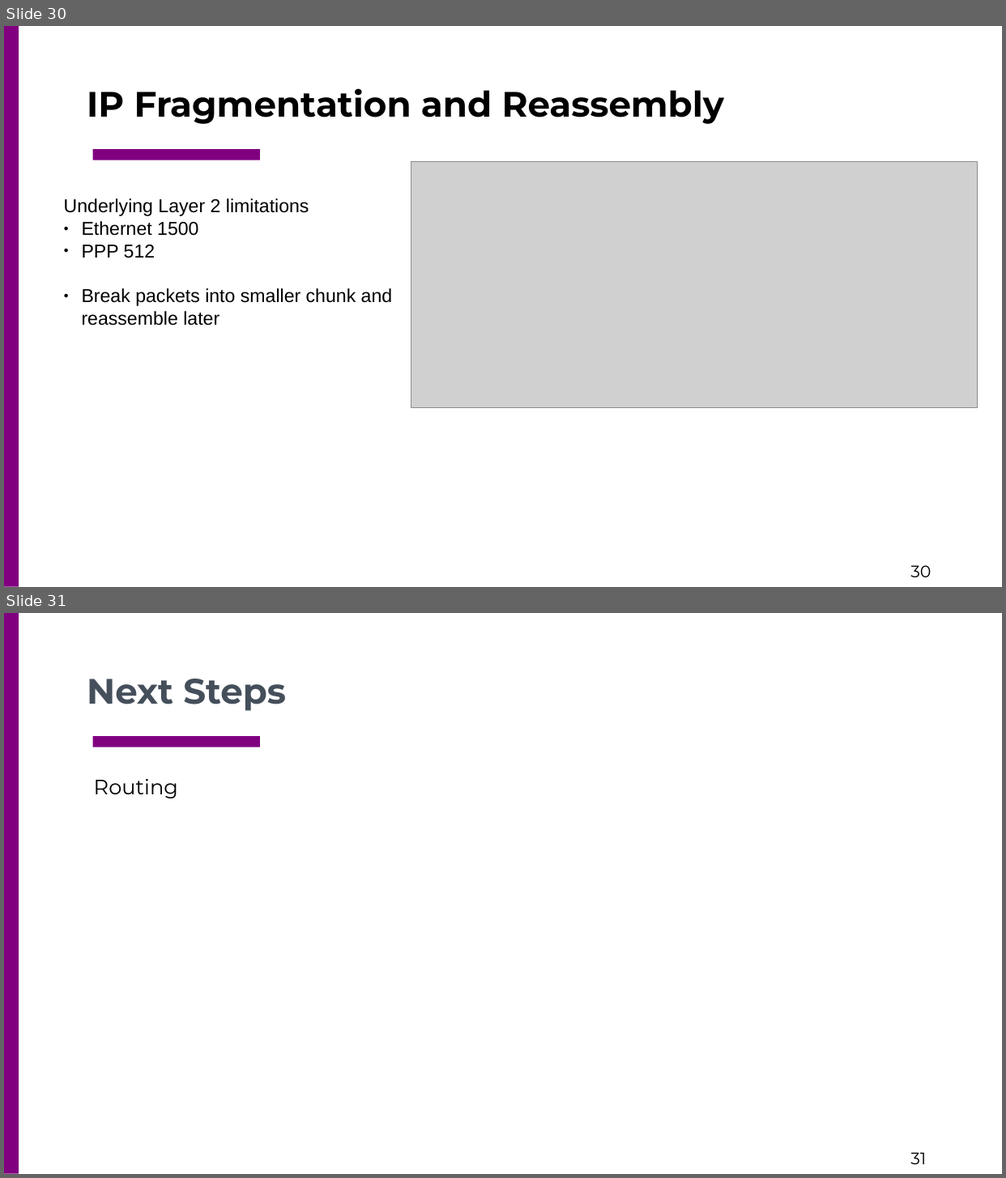
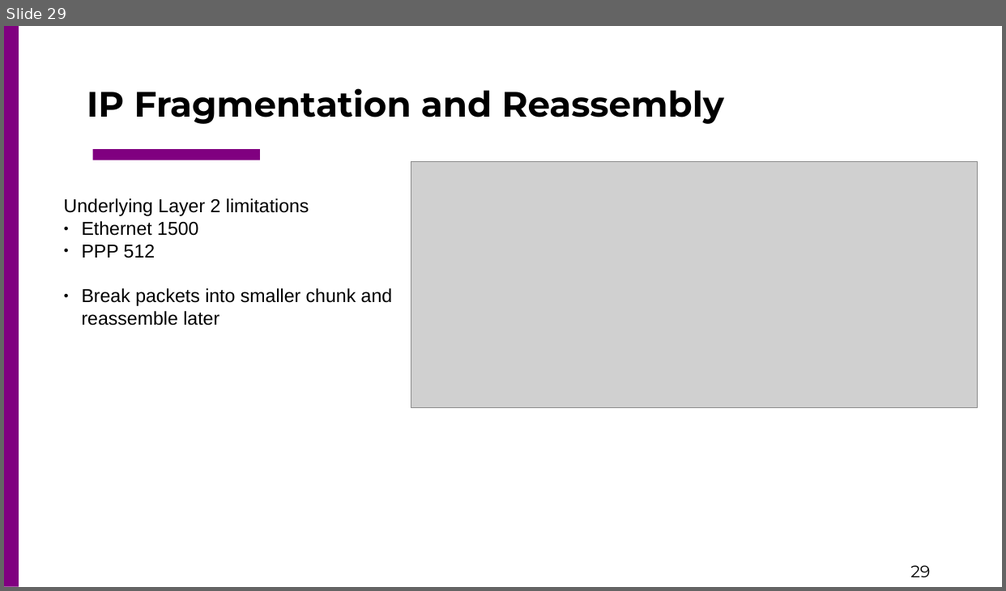
Before and after one commit to csc4200/csc4200.github.io, a slide deck: docs/lectures_source/class_slides-10.odp. Shown one above the other, each under a label of ours: slides 30 and 31 before the commit, slide 29 after it. The pictures are 1006x1178 and 1006x591 pixels, drawn with LibreOffice and Linux fonts; fonts in the diff are those of the drawing; grey boxes stand for pictures. Boxes give left, top, right and bottom in pixels: in the first picture for what was removed or moved away, otherwise in the second. Text is boxed around its words. In the diff, an @@ line names an element or a change of style, - is before the commit and + after.

```diff
--- a/docs/lectures_source/class_slides-10.odp
+++ b/docs/lectures_source/class_slides-10.odp
@@ slide 31 removed at (4,613,1002,1174), background #FFFFFF; not listed: 3 template elements that a slide beside it also shows @@
@@ text removed at (87,679,286,711) @@
-Next Steps
@@ text removed at (94,779,178,798) @@
-Routing
@@ what was slide 30 is now slide 29 @@
@@ page number at (910,565,930,578): text changed @@
-30
+29
```
Also in this commit, not shown: 2 slides changed, 1 slide added, 1 other slide removed, 11 other files.
